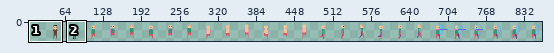
Sprite sheet, stored at packages/test/www/assets/spritesheets/pawn.png. The first picture is a wide view before the edit; the outline marks the close-up.
Close-up. As it was:
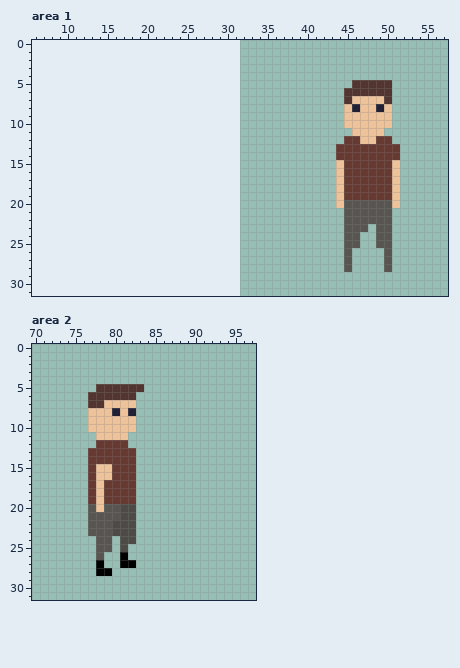
The file is 832x32 pixels. Shown: area 1: x 6..57, y 0..31; area 2: x 70..97, y 0..31. The old version is drawn lined up with the new one, on the new canvas. The wide view leaves out empty margins.
The same view after the edit:
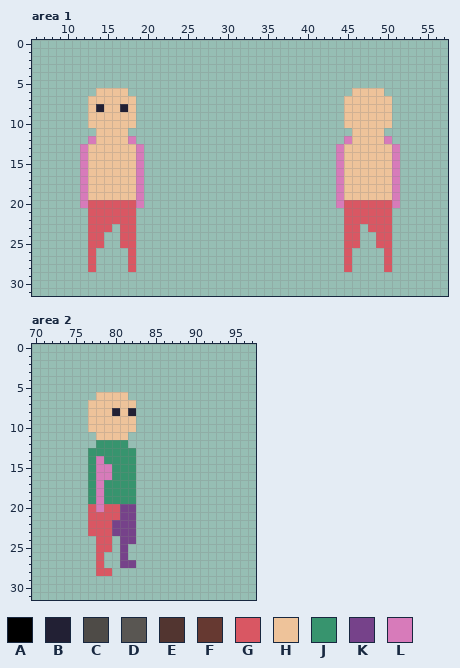
Palette (. is transparent): A #000000  B #222034  C #4e4b47  D #595652  E #523530  F #663931  G #d95763  H #eec39a  J #37946e  K #76428a  L #d77bba
Difference:
canvas 832x32 -> 864x32, the old top-left corner now at 32,0
Area 1:
y 5: x 46..50 EEEEE -> .....
y 6: x 14..17 .... -> HHHH; x 45..50 EEEEEE -> .HHHH.
y 7: x 13..18 ...... -> HHHHHH; x 45 E -> H; x 50 E -> H
y 8: x 13..18 ...... -> HBHHBH; x 46 B -> H; x 49 B -> H
y 9..10: x 13..18 ...... -> HHHHHH
y 11: x 14..17 .... -> HHHH
y 12: x 13..18 ...... -> LHHHHL; x 45..46 FF -> LH; x 49..50 FF -> HL
y 13..14: x 12..19 ........ -> LHHHHHHL; x 44..51 FFFFFFFF -> LHHHHHHL
y 15..19: x 12..19 ........ -> LHHHHHHL; x 44..51 HFFFFFFH -> LHHHHHHL
y 20: x 12..19 ........ -> LGGGGGGL; x 44..51 HDDDDDDH -> LGGGGGGL
y 21..22: x 13..18 ...... -> GGGGGG; x 45..50 DDDDDD -> GGGGGG
y 23: x 13..15 ... -> GGG; x 17..18 .. -> GG; x 45..50 DDD.DD -> GG.GGG
y 24..25: x 13..14 .. -> GG; x 17..18 .. -> GG; x 45..46 DD -> GG; x 49..50 DD -> GG
y 26..28: x 13 . -> G; x 18 . -> G; x 45 D -> G; x 50 D -> G
Area 2:
y 5: x 78..83 EEEEEE -> ......
y 6: x 77..82 EEEEEE -> .HHHH.
y 7: x 77..78 EE -> HH
y 12: x 78..81 FFFF -> JJJJ
y 13: x 77..82 FFFFFF -> JJJJJJ
y 14: x 77..82 FFFFFF -> JLJJJJ
y 15..16: x 77..82 FHHFFF -> JLLJJJ
y 17..19: x 77..82 FHFFFF -> JLJJJJ
y 20: x 77..82 DHDDCC -> GLGGKK
y 21: x 77..82 DDDDCC -> GGGGKK
y 22..23: x 77..82 DDDCCC -> GGGKKK
y 24: x 78..79 DD -> GG; x 81..82 CC -> KK
y 25: x 78..79 DD -> GG; x 81 C -> K
y 26: x 78 D -> G; x 81 A -> K
y 27: x 78 A -> G; x 81..82 AA -> KK
y 28: x 78..79 AA -> GG
Boxes around the changes in both close-ups, in picture pixels (x1, y1, x2, y2):
changed: (344, 80, 392, 112)
added: (80, 88, 144, 272)
changed: (336, 136, 400, 272)
changed: (88, 384, 144, 408)
changed: (88, 440, 136, 576)
